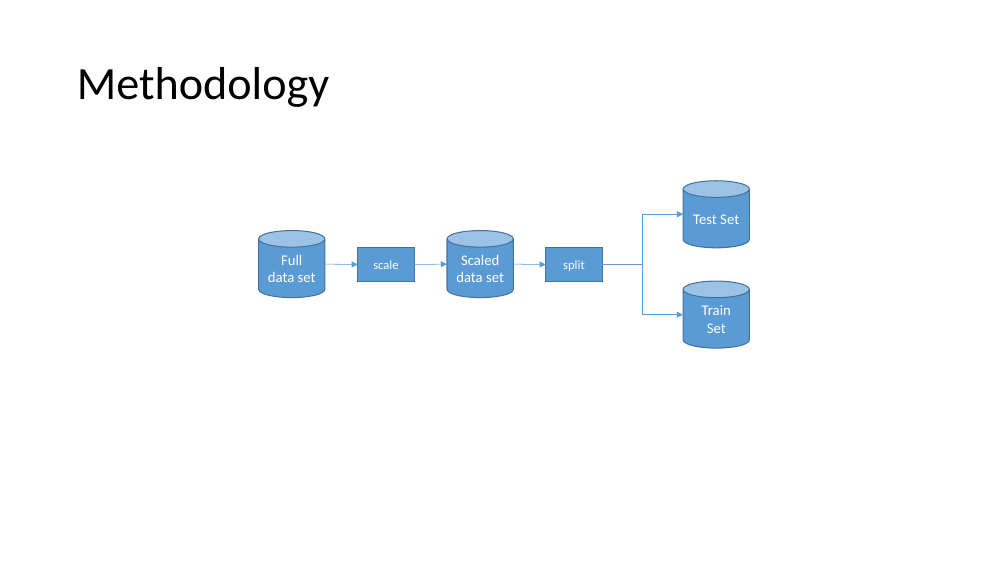
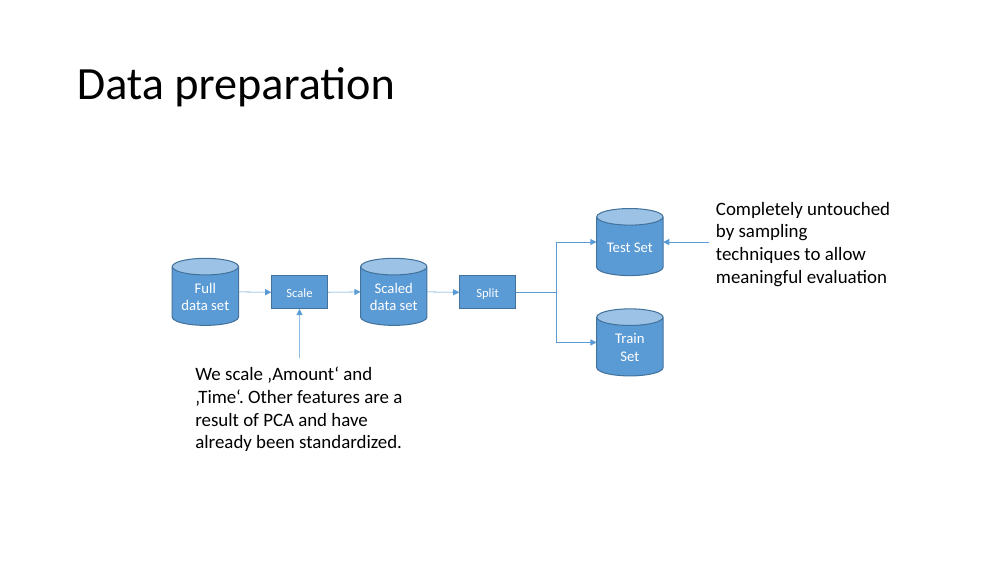
Before and after one commit to janedoesrepo/Autoencoder-ImbalancedCreditData, a slide deck: slide 4 of reports/presentation_draft_v1.pptx. Drawn at 1008x567 pixels with LibreOffice and Linux fonts; fonts in the diff are those of the drawing. Boxes give left, top, right and bottom in pixels: in the first picture for what was removed or moved away, otherwise in the second. Text is boxed around its words. In the diff, an @@ line names an element or a change of style, - is before the commit and + after.

```diff
--- a/reports/presentation_draft_v1.pptx
+++ b/reports/presentation_draft_v1.pptx
@@ title at box(77, 67, 394, 107): text changed @@
-Methodology
+Data preparation
@@ text added at box(716, 202, 890, 287), 18 pt, text #000000 @@
+Completely untouched by sampling techniques to allow meaningful evaluation
@@ elbow arrow moved from (602, 265) - (684, 215) to (516, 293) - (597, 242) @@
@@ arrow added from (709, 242) to (663, 242), #5B9BD5 0.5 pt @@
@@ text in rectangle at box(286, 288, 312, 297): text changed @@
-scale
+Scale
@@ 4 cylinders, 3 arrows, 2 rectangles, 1 elbow arrow: place and size @@
-4 cylinders, 3 arrows, 2 rectangles, 1 elbow arrow at box(259, 181, 750, 349)
+4 cylinders, 3 arrows, 2 rectangles, 1 elbow arrow at box(172, 209, 663, 377)
@@ text in rectangle at box(476, 288, 498, 299): text changed @@
-split
+Split
@@ arrow added from (299, 358) to (299, 309), #5B9BD5 0.5 pt @@
@@ text added at box(195, 366, 402, 451), 18 pt, text #000000 @@
+We scale ‚Amount‘ and ‚Time‘. Other features are a result of PCA and have already been standardized.
```
Also in this commit, not shown: 3 other slides changed, 1 slide added, 1 slide removed, 5 other files.
